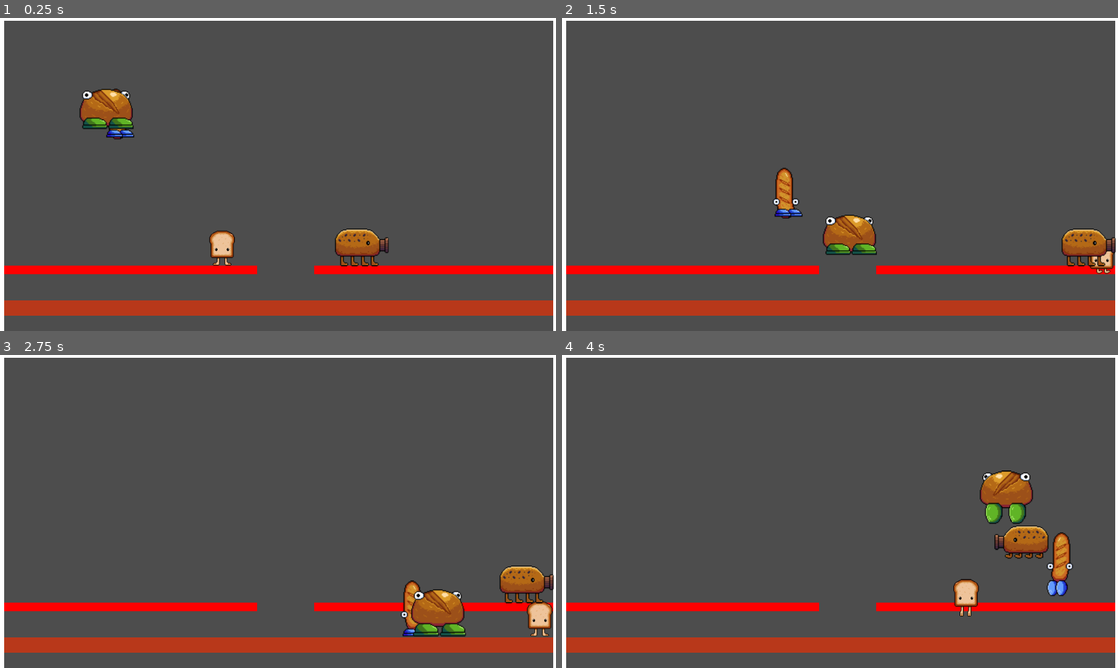
Above: before the commit, frames 1-4 (two rows, left to right).
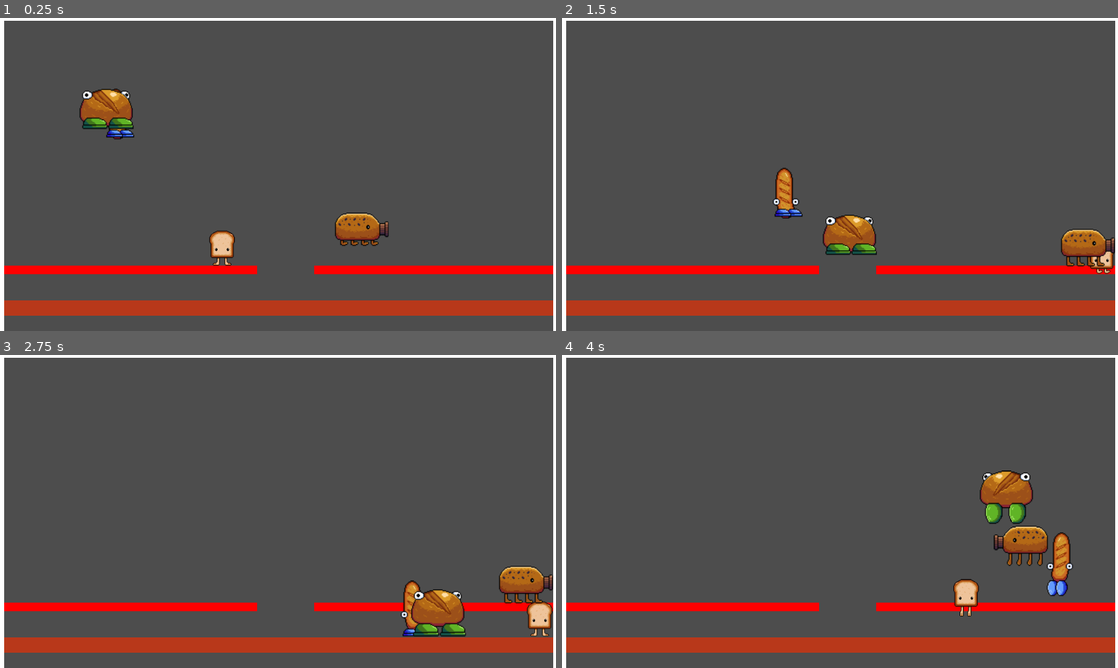
Above: after the commit, the same moments.

Repository: Mugar2/Breadwar
Game: Godot game, scene res://scenes/stages/OvenStage.tscn
Two runs of this game, one before a commit and one after it. Both use one fixed random seed, a clock stepped at 60 frames per second and the inputs below.
Inputs (mouse positions are in pixels of both pictures, inside the frame that each line leads up to):
- Up to frame 1 (0.25 s): no input
- Up to frame 2 (1.5 s): tap Enter at 0.5 s; move the mouse to (962, 158) at 0.52 s; hold D (move_right) 0.53-1.28 s; hold Shift (Run) 0.53-1.28 s; tap Space (jump) at 0.77 s; move the mouse to (728, 190) at 1.27 s; hold S (pass_down) from 1.28 s (still down); tap Shift (Run) at 1.35 s
- Up to frame 3 (2.75 s): tap Space (jump) at 1.52 s; move the mouse to (333, 442) at 2.02 s; release S (pass_down) at 2.03 s; hold D (move_right) from 2.03 s (still down); hold Shift (Run) from 2.03 s (still down)
- Up to frame 4 (4 s): move the mouse to (812, 574) at 2.77 s; release Shift (Run) at 2.78 s; tap Shift (Run) at 2.85 s; tap Space (jump) at 3.02, 3.77 s; move the mouse to (1006, 558) at 3.52 s; release D (move_right) at 3.53 s; hold A (move_left) from 3.53 s (still down); hold Shift (Run) from 3.53 s (still down)

The runs differ from the first frame. In frame 1, 1.3% of the frame differs, in the area x 60-70%, y 62-80%; in frame 2, 0.3%; in frame 3, 0.3%; in frame 4, 0.3%.

Commit message:
health

Diff:
--- a/scenes/characters/Barra_pan.gd
+++ b/scenes/characters/Barra_pan.gd
@@ -3,6 +3,10 @@
 # Variables exportadas (puedes modificarlas desde el Inspector)
 @export var speed: float = 500.0
 @export var jump_velocity: float = -900.0
+
+# Health and Death
+@export var life:int=100
+@export var is_dead:bool=false
 
 #Aumented gravity multiplier for a faster play style
 @export var gravity_multiplier:float=1.3
--- a/scenes/characters/Pan_semilla.tscn
+++ b/scenes/characters/Pan_semilla.tscn
@@ -9,7 +9,7 @@
 [ext_resource type="Texture2D" uid="uid://duu2bw1ukiug2" path="res://assets/characters/Pan_semilla/jump_up_semillas.png" id="5_u17vg"]
 
 [sub_resource type="RectangleShape2D" id="RectangleShape2D_6eumy"]
-size = Vector2(191, 126)
+size = Vector2(187.5, 136)
 
 [sub_resource type="SpriteFrames" id="SpriteFrames_1vivr"]
 resource_local_to_scene = true
@@ -107,11 +107,11 @@
 dash_speed = 800.0
 
 [node name="CollisionShape2D" type="CollisionShape2D" parent="." unique_id=1528017982]
-position = Vector2(364.5, 230)
+position = Vector2(368.25, 186)
 shape = SubResource("RectangleShape2D_6eumy")
 
 [node name="Sprites" type="AnimatedSprite2D" parent="." unique_id=59169380]
-position = Vector2(368, 198)
+position = Vector2(368, 160)
 scale = Vector2(3, 3)
 sprite_frames = SubResource("SpriteFrames_1vivr")
-animation = &"Fall"
+animation = &"Jump"
--- a/scenes/characters/pan_gordo.gd
+++ b/scenes/characters/pan_gordo.gd
@@ -3,6 +3,11 @@
 # Variables exportadas (puedes modificarlas desde el Inspector)
 @export var speed: float = 300.0
 @export var jump_velocity: float = -1200.0
+
+# Health and Death
+@export var life:int=100
+@export var is_dead:bool=false
+
 
 #Aumented gravity multiplier for a faster play style
 @export var gravity_multiplier:float=5.0
--- a/scenes/characters/pan_molde.gd
+++ b/scenes/characters/pan_molde.gd
@@ -3,6 +3,10 @@
 # Variables exportadas (puedes modificarlas desde el Inspector)
 @export var speed: float = 300.0
 @export var jump_velocity: float = -1200.0
+
+# Health and Death
+@export var life:int=100
+@export var is_dead:bool=false
 
 #Aumented gravity multiplier for a faster play style
 @export var gravity_multiplier:float=1.8
--- a/scenes/characters/pan_semilla.gd
+++ b/scenes/characters/pan_semilla.gd
@@ -3,6 +3,10 @@
 # Variables exportadas (puedes modificarlas desde el Inspector)
 @export var speed: float = 300.0
 @export var jump_velocity: float = -1200.0
+
+# Health and Death
+@export var life:int=100
+@export var is_dead:bool=false
 
 #Aumented gravity multiplier for a faster play style
 @export var gravity_multiplier:float=1.8
@@ -91,7 +95,6 @@
 	# 6. Sprites
 
 	# 6. Sprites
-
 	$Sprites.flip_h=last_direction==1.0
 
 	if is_on_floor():
@@ -103,7 +106,8 @@
 			else:
 				$Sprites.play("Walk")
 	else:
-		if velocity.y>0:
+
+		if velocity.y<0:
 			$Sprites.play("Jump")
 		else:
 			$Sprites.play("Fall")
